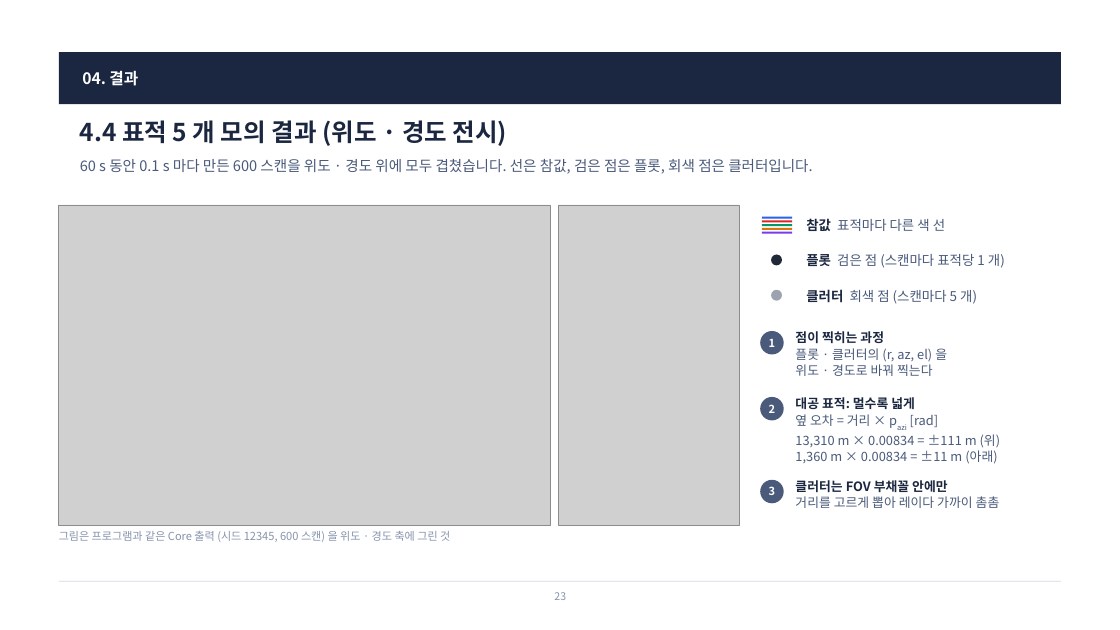
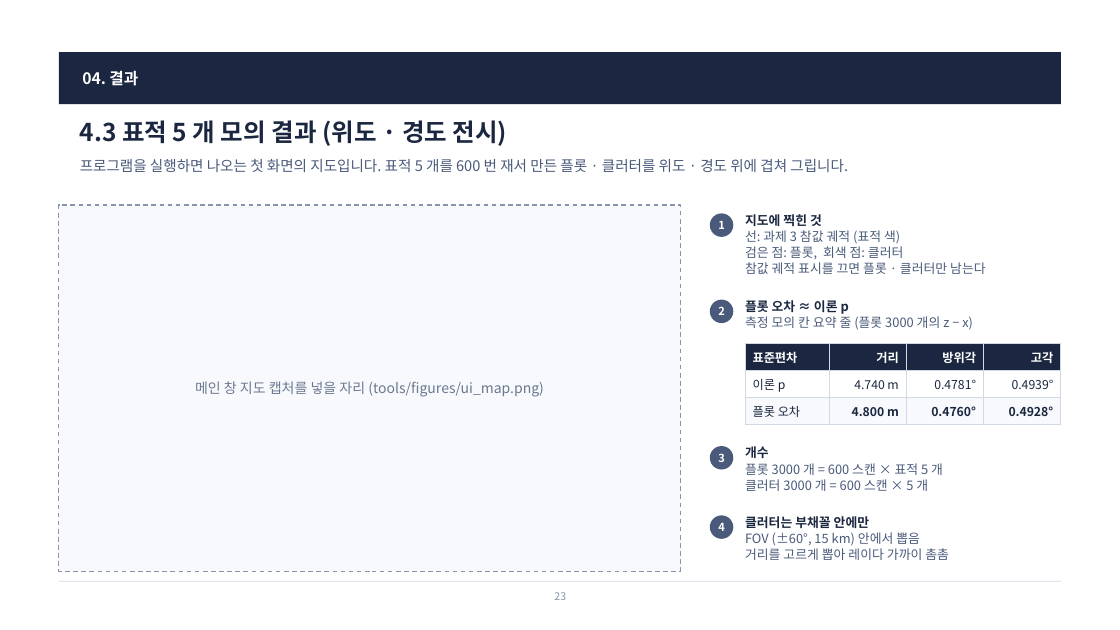
Before and after one commit to harley-hwan/radar-sw-study, a slide deck: slide 23 of Part4_Plot_Clutter_Sim/ref/산출물/Chapter4_PlotClutterSim.pptx. Drawn at 1120x630 pixels with LibreOffice and Linux fonts; fonts in the diff are those of the drawing; grey boxes stand for pictures. Boxes give left, top, right and bottom in pixels: in the first picture for what was removed or moved away, otherwise in the second. Text is boxed around its words. In the diff, an @@ line names an element or a change of style, - is before the commit and + after.

```diff
--- a/Part4_Plot_Clutter_Sim/ref/산출물/Chapter4_PlotClutterSim.pptx
+++ b/Part4_Plot_Clutter_Sim/ref/산출물/Chapter4_PlotClutterSim.pptx
@@ title at [80, 120, 507, 146]: text changed @@
-4.4 표적 5 개 모의 결과 (위도 · 경도 전시)
+4.3 표적 5 개 모의 결과 (위도 · 경도 전시)
@@ text at [80, 159, 848, 172]: text changed @@
-60 s 동안 0.1 s 마다 만든 600 스캔을 위도 · 경도 위에 모두 겹쳤습니다. 선은 참값, 검은 점은 플롯, 회색 점은 클러터입니다.
+프로그램을 실행하면 나오는 첫 화면의 지도입니다. 표적 5 개를 600 번 재서 만든 플롯 · 클러터를 위도 · 경도 위에 겹쳐 그립니다.
@@ picture removed at [59, 205, 550, 526] @@
@@ rectangle added at [59, 205, 681, 571], fill #F7F9FC, outline #8794AC 1 pt dashed @@
@@ picture removed at [559, 205, 739, 526] @@
@@ ellipse "1": place and size @@
-ellipse "1" at [760, 331, 784, 355]
+ellipse "1" at [710, 213, 734, 237]
@@ text added at [745, 214, 985, 274], 11 pt, text #4A5A7A @@
+지도에 찍힌 것
+선: 과제 3 참값 궤적 (표적 색)
+검은 점: 플롯, 회색 점: 클러터
+참값 궤적 표시를 끄면 플롯 · 클러터만 남는다
@@ line removed from (762, 218) to (792, 218) @@
@@ line removed from (762, 221) to (792, 221) @@
@@ line removed from (762, 225) to (792, 225) @@
@@ line removed from (762, 229) to (792, 229) @@
@@ line removed from (762, 233) to (792, 233) @@
@@ text removed at [806, 218, 945, 231] @@
-참값 표적마다 다른 색 선
@@ ellipse removed at [771, 255, 782, 266] @@
@@ text removed at [806, 254, 1005, 268] @@
-플롯 검은 점 (스캔마다 표적당 1 개)
@@ ellipse removed at [771, 290, 782, 301] @@
@@ text removed at [806, 289, 977, 304] @@
-클러터 회색 점 (스캔마다 5 개)
@@ ellipse "2": place and size @@
-ellipse "2" at [760, 397, 784, 420]
+ellipse "2" at [710, 300, 734, 323]
@@ text added at [745, 300, 973, 330], 11 pt, text #4A5A7A @@
+플롯 오차 ≈ 이론 p
+측정 모의 칸 요약 줄 (플롯 3000 개의 z − x)
@@ table added at [745, 344, 1061, 428], 3 rows, 4 columns @@
+표준편차 | 거리 | 방위각 | 고각
+이론 p | 4.740 m | 0.4781° | 0.4939°
+플롯 오차 | 4.800 m | 0.4760° | 0.4928°
@@ text removed at [795, 331, 947, 376] @@
-점이 찍히는 과정
-플롯 · 클러터의 (r, az, el) 을
-위도 · 경도로 바꿔 찍는다
@@ text added at [195, 381, 543, 397], 12 pt, text #6B7890 @@
+메인 창 지도 캡처를 넣을 자리 (tools/figures/ui_map.png)
@@ text removed at [795, 397, 1001, 464] @@
-대공 표적: 멀수록 넓게
-옆 오차 = 거리 × pazi [rad]
-13,310 m × 0.00834 = ±111 m (위)
-1,360 m × 0.00834 = ±11 m (아래)
@@ ellipse "3": place and size @@
-ellipse "3" at [760, 480, 784, 503]
+ellipse "3" at [710, 446, 734, 470]
@@ text added at [745, 446, 943, 491], 11 pt, text #4A5A7A @@
+개수
+플롯 3000 개 = 600 스캔 × 표적 5 개
+클러터 3000 개 = 600 스캔 × 5 개
@@ text removed at [59, 531, 450, 542] @@
-그림은 프로그램과 같은 Core 출력 (시드 12345, 600 스캔) 을 위도 · 경도 축에 그린 것
@@ ellipse added at [710, 515, 734, 539], fill #4A5A7A, 9.5 pt, text #FFFFFF, bold @@
+4
@@ text at [745, 516, 920, 546]: text changed; text colour #1B2740 to #4A5A7A; bold off @@
-클러터는 FOV 부채꼴 안에만
+클러터는 부채꼴 안에만
+FOV (±60°, 15 km) 안에서 뽑음
@@ text "클러터는 부채꼴 안에만": place and size @@
-text "클러터는 부채꼴 안에만" at [795, 480, 1000, 508]
+text "클러터는 부채꼴 안에만" at [745, 516, 949, 560]
```
Also in this commit, not shown: 11 other slides changed, 2 slides added, 2 slides removed, 57 other files.
